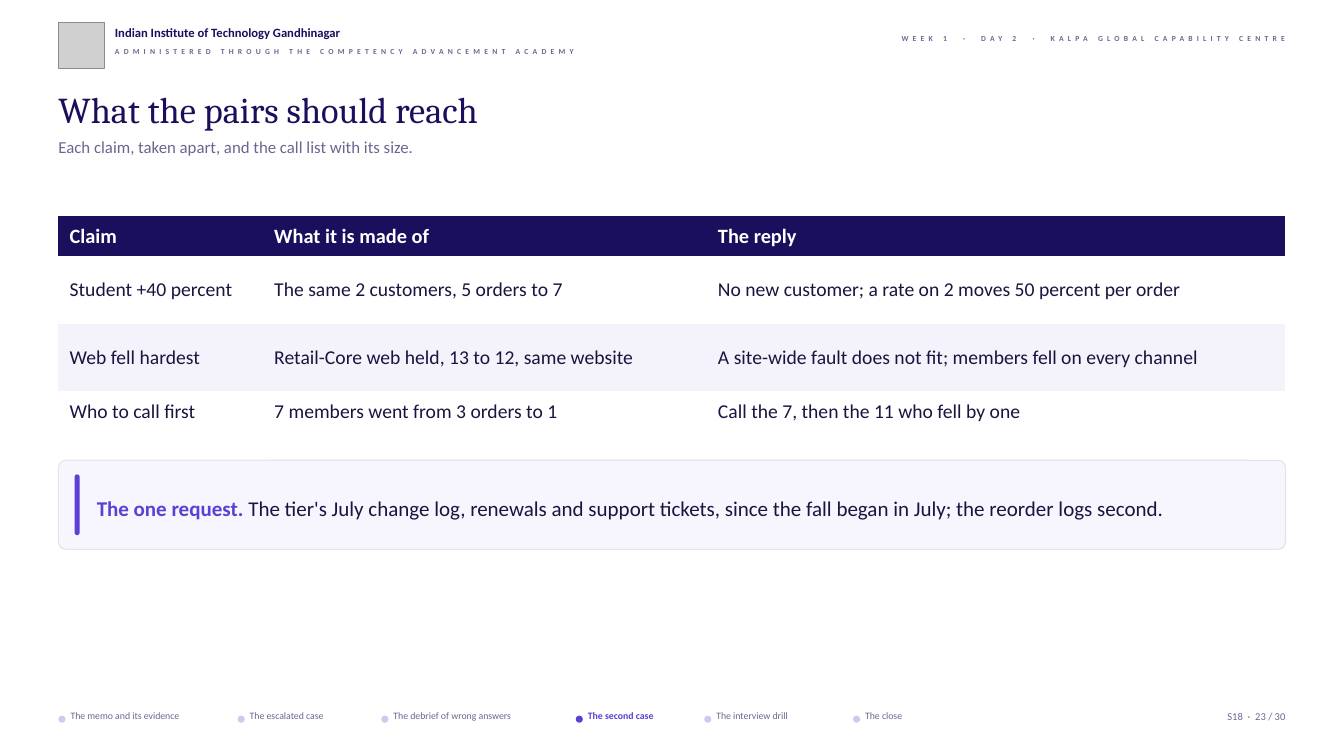
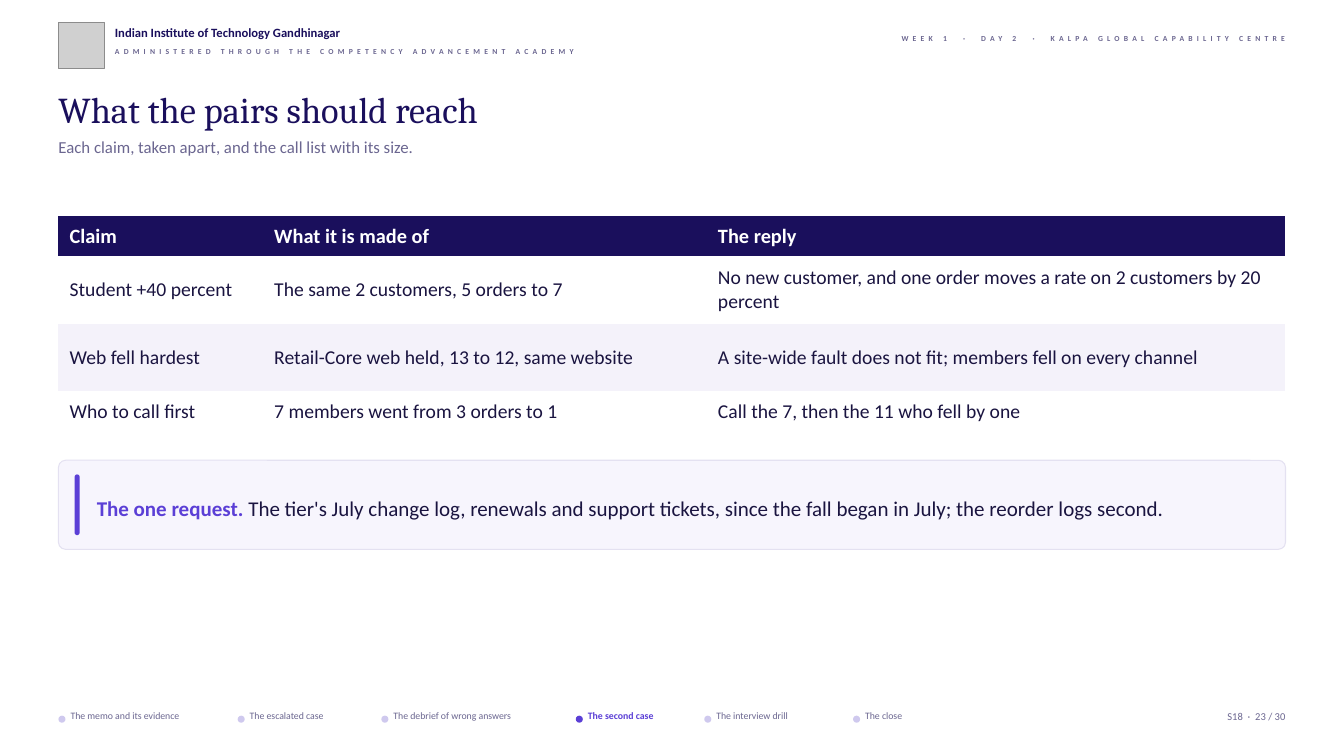
Before and after one commit to fde-academy-lab/c2-content-factory, a slide deck: slide 23 of content/W01/D2/slides/C2_W01_D02_half2_STUDENT.pptx. Drawn at 1344x756 pixels with LibreOffice and Linux fonts; fonts in the diff are those of the drawing; grey boxes stand for pictures; background and template pictures are left out. Boxes give left, top, right and bottom in pixels: in the first picture for what was removed or moved away, otherwise in the second. Text is boxed around its words. In the diff, an @@ line names an element or a change of style, - is before the commit and + after.

```diff
--- a/content/W01/D2/slides/C2_W01_D02_half2_STUDENT.pptx
+++ b/content/W01/D2/slides/C2_W01_D02_half2_STUDENT.pptx
@@ table at bbox=[58, 216, 1286, 433] @@
-row 2, column 3: No new customer; a rate on 2 moves 50 percent per order
+row 2, column 3: No new customer, and one order moves a rate on 2 customers by 20 percent
```
Also in this commit, not shown: 2 other slides changed, 35 other files.
